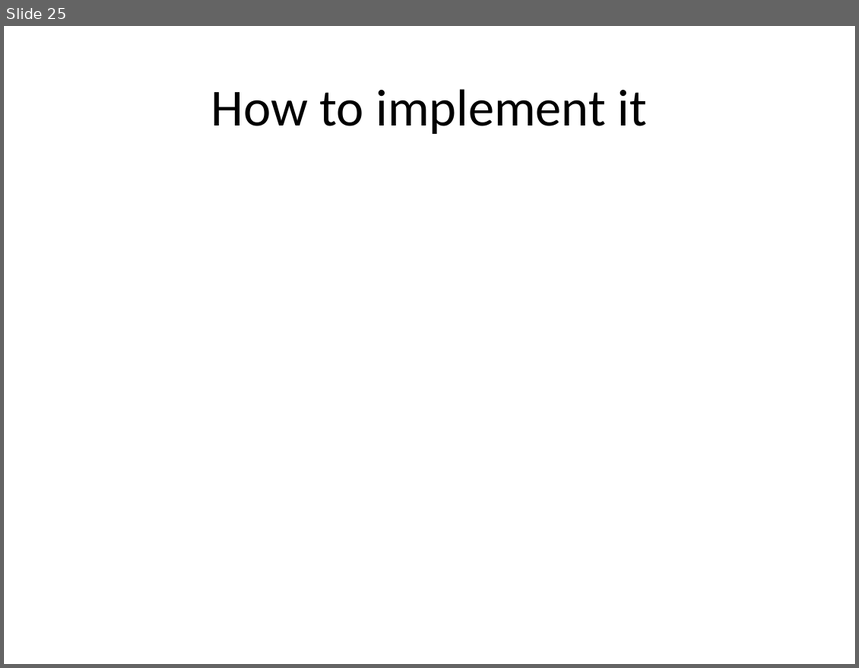
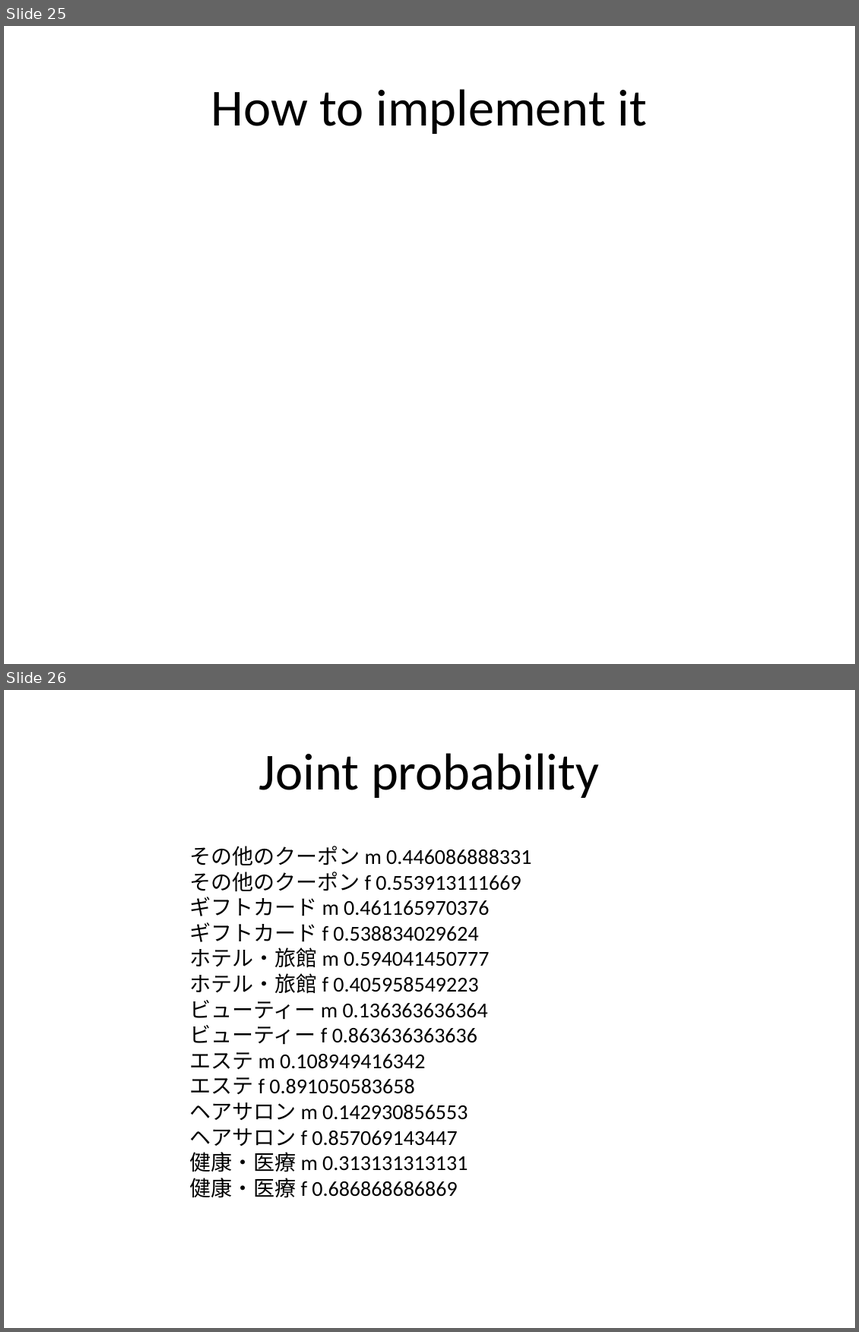
Before and after one commit to rkrtiwari/ponpare, a slide deck: exploratory_analysis.pptx. Shown one above the other, each under a label of ours: slide 25 before the commit, slides 25 and 26 after it. The pictures are 859x668 and 859x1332 pixels, drawn with LibreOffice and Linux fonts; fonts in the diff are those of the drawing. Boxes give left, top, right and bottom in pixels: in the first picture for what was removed or moved away, otherwise in the second. Text is boxed around its words. In the diff, an @@ line names an element or a change of style, - is before the commit and + after.

```diff
--- a/exploratory_analysis.pptx
+++ b/exploratory_analysis.pptx
@@ slide 26 added at (x1=4, y1=690, x2=855, y2=1328), background #FFFFFF @@
@@ title added at (x1=259, y1=753, x2=599, y2=798), 44 pt, text #000000 @@
+Joint probability
@@ text added at (x1=189, y1=846, x2=531, y2=1198), 18 pt, text #000000 @@
+その他のクーポン m 0.446086888331
+その他のクーポン f 0.553913111669
+ギフトカード m 0.461165970376
+ギフトカード f 0.538834029624
+ホテル・旅館 m 0.594041450777
+ホテル・旅館 f 0.405958549223
+ビューティー m 0.136363636364
+ビューティー f 0.863636363636
+エステ m 0.108949416342
+エステ f 0.891050583658
+ヘアサロン m 0.142930856553
+ヘアサロン f 0.857069143447
+健康・医療 m 0.313131313131
+健康・医療 f 0.686868686869
```
Also in this commit, not shown: 1 slide changed.
